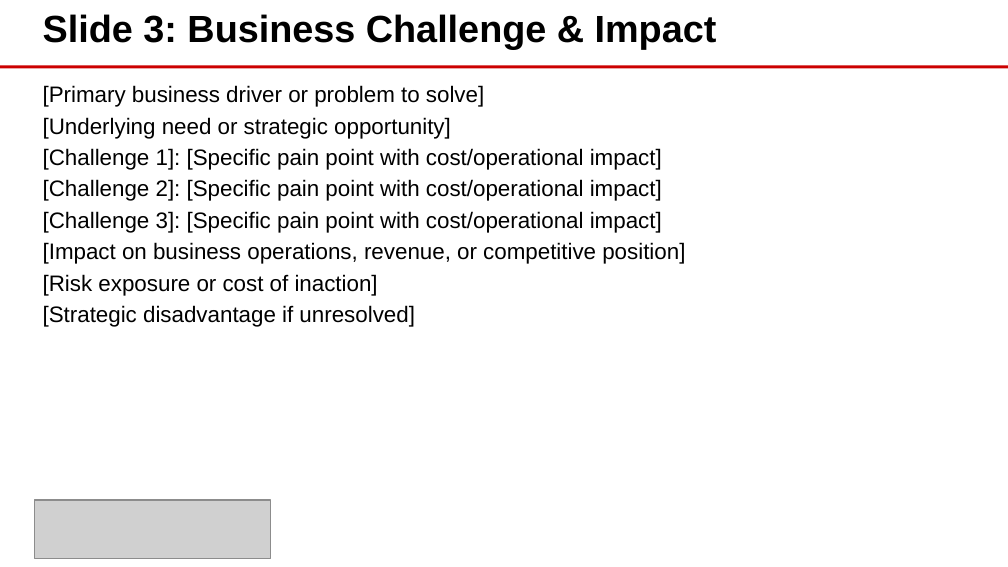
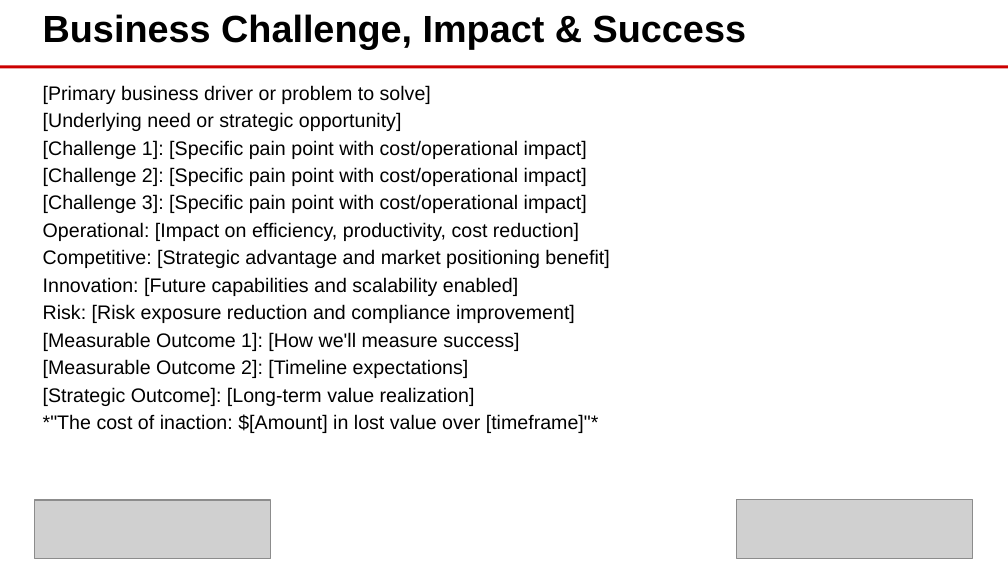
Before and after one commit to eoframework/solutions, a slide deck: slide 2 of solution-template/sample-provider/sample-category/sample-solution/presales/solution-briefing.pptx (slide 4 before the commit). Drawn at 1008x567 pixels with LibreOffice and Linux fonts; fonts in the diff are those of the drawing; grey boxes stand for pictures; background and template pictures are left out. Boxes give left, top, right and bottom in pixels: in the first picture for what was removed or moved away, otherwise in the second. Text is boxed around its words. In the diff, an @@ line names an element or a change of style, - is before the commit and + after.

```diff
--- a/solution-template/sample-provider/sample-category/sample-solution/presales/solution-briefing.pptx
+++ b/solution-template/sample-provider/sample-category/sample-solution/presales/solution-briefing.pptx
@@ text at bbox=[43, 14, 746, 50]: text changed @@
-Slide 3: Business Challenge & Impact
+Business Challenge, Impact & Success
@@ text at bbox=[43, 85, 587, 213]: size 16 to 14 pt in "[Primary business driver or problem to solve]", "[Underlying need or strategic opportunity]", "[Challenge 1]: [Specific pain point with cost/operational ...", "[Challenge 2]: [Specific pain point with cost/operational ..." and 1 more places @@
@@ text at bbox=[43, 222, 609, 433]: text changed; size 16 to 14 pt @@
-[Impact on business operations, revenue, or competitive position]
-[Risk exposure or cost of inaction]
-[Strategic disadvantage if unresolved]
+Operational: [Impact on efficiency, productivity, cost reduction]
+Competitive: [Strategic advantage and market positioning benefit]
+Innovation: [Future capabilities and scalability enabled]
+Risk: [Risk exposure reduction and compliance improvement]
+[Measurable Outcome 1]: [How we'll measure success]
+[Measurable Outcome 2]: [Timeline expectations]
+[Strategic Outcome]: [Long-term value realization]
+*"The cost of inaction: $[Amount] in lost value over [timeframe]"*
@@ picture added at bbox=[737, 500, 973, 558] @@
```
Also in this commit, not shown: 5 other slides changed, 1 slide added, 13 slides removed, 2 other files.
